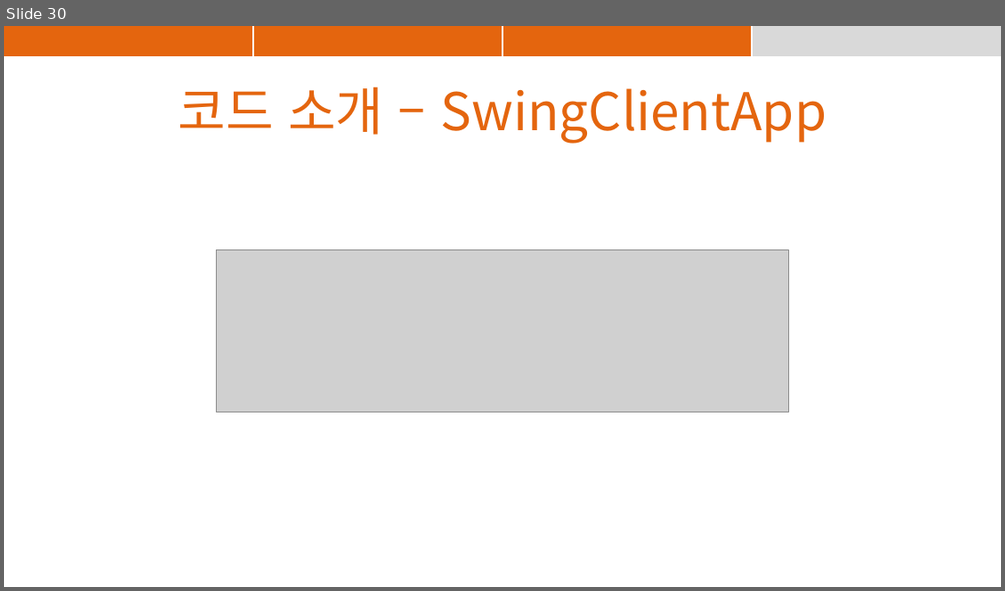
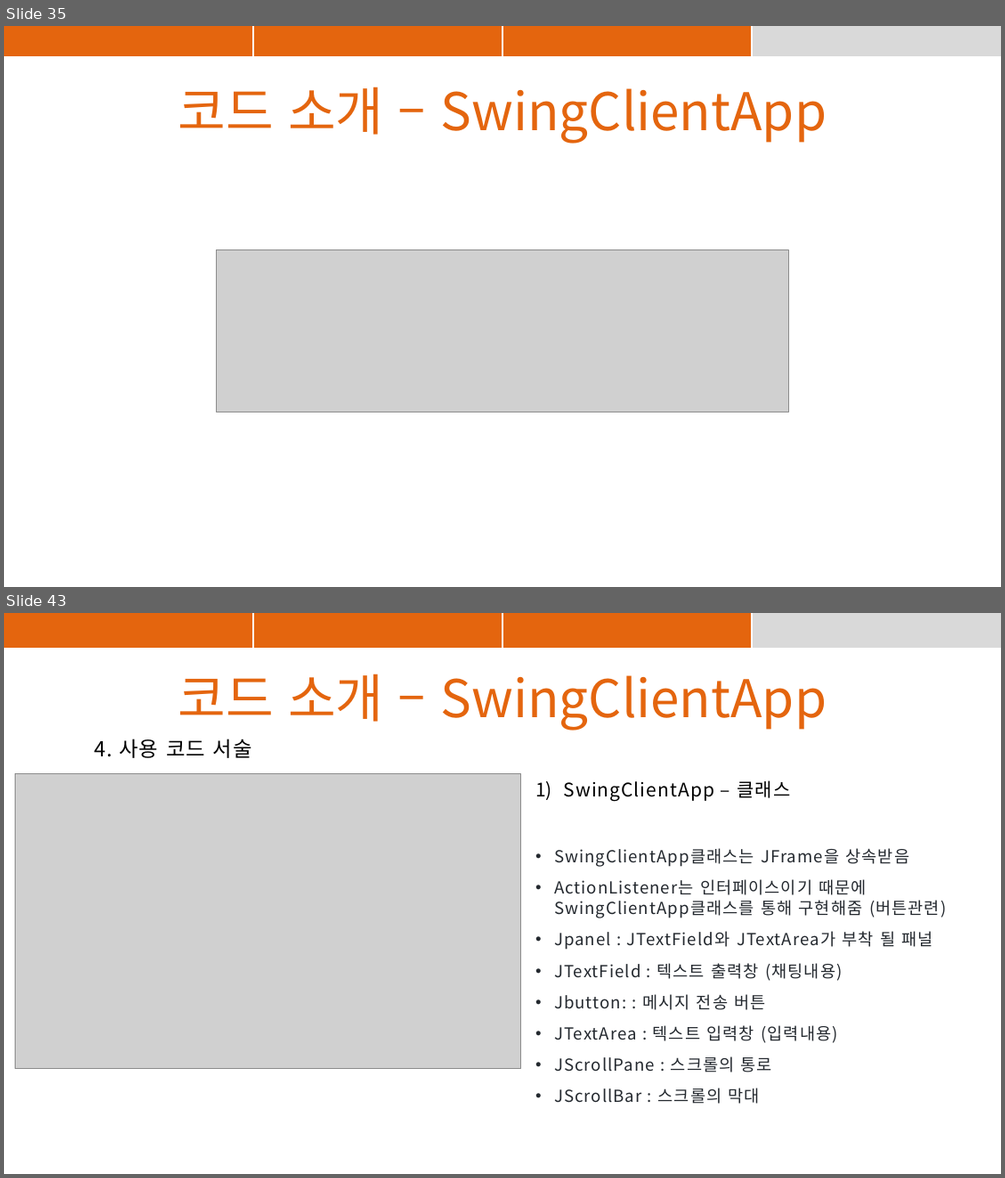
Before and after one commit to suyons/strangechat, a slide deck: StrangeChat_PPT.pptx. Shown one above the other, each under a label of ours: slide 30 before the commit, slides 35 and 43 after it; the slides between them are not shown. The pictures are 1005x591 and 1005x1178 pixels, drawn with LibreOffice and Linux fonts; fonts in the diff are those of the drawing; grey boxes stand for pictures. Boxes give left, top, right and bottom in pixels: in the first picture for what was removed or moved away, otherwise in the second. Text is boxed around its words. In the diff, an @@ line names an element or a change of style, - is before the commit and + after.

```diff
--- a/StrangeChat_PPT.pptx
+++ b/StrangeChat_PPT.pptx
@@ slide 43 added at box(4, 613, 1001, 1174), background #FFFFFF @@
@@ table added at box(4, 613, 1000, 643), 1 rows, 4 columns @@
+ |  |  | 
@@ text added at box(178, 674, 827, 730), 50 pt, text #E4650E @@
+코드 소개 – SwingClientApp
@@ text added at box(94, 738, 252, 758), 20 pt, text #000000 @@
+4. 사용 코드 서술
@@ picture added at box(16, 774, 521, 1069) @@
@@ text added at box(554, 780, 946, 1103), 16 pt, text #24292F @@
+1) SwingClientApp – 클래스
+• SwingClientApp클래스는 JFrame을 상속받음
+• ActionListener는 인터페이스이기 때문에 SwingClientApp클래스를 통해 구현해줌 (버튼관련)
+• Jpanel : JTextField와 JTextArea가 부착 될 패널
+• JTextField : 텍스트 출력창 (채팅내용)
+• Jbutton: : 메시지 전송 버튼
+• JTextArea : 텍스트 입력창 (입력내용)
+• JScrollPane : 스크롤의 통로
+• JScrollBar : 스크롤의 막대
@@ what was slide 30 is now slide 35 @@
```
Also in this commit, not shown: 35 other slides added, 1 other file.
